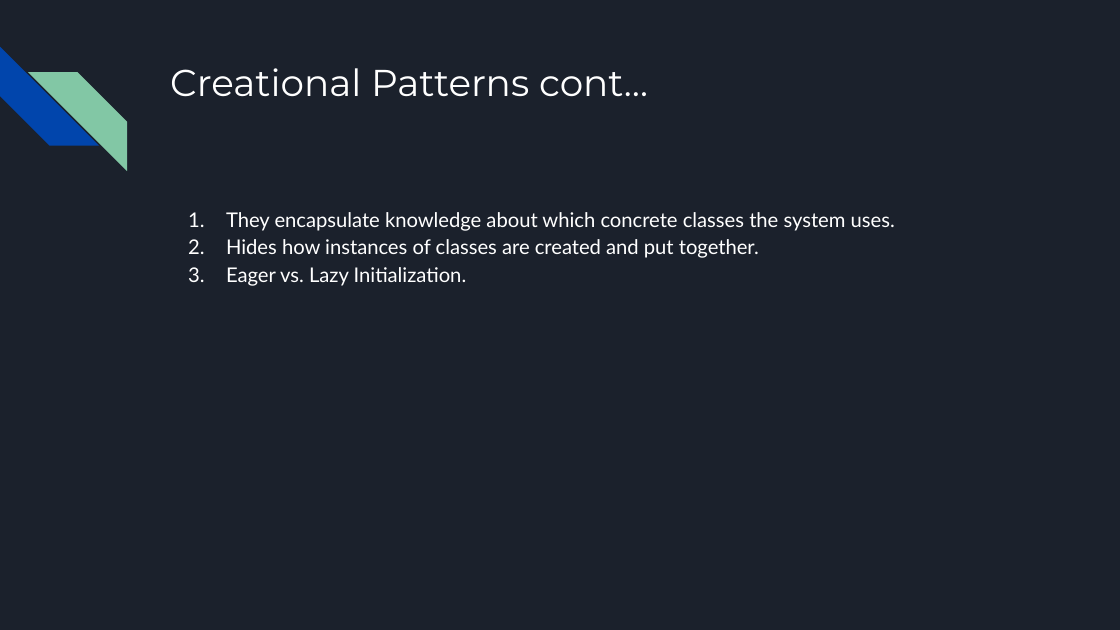
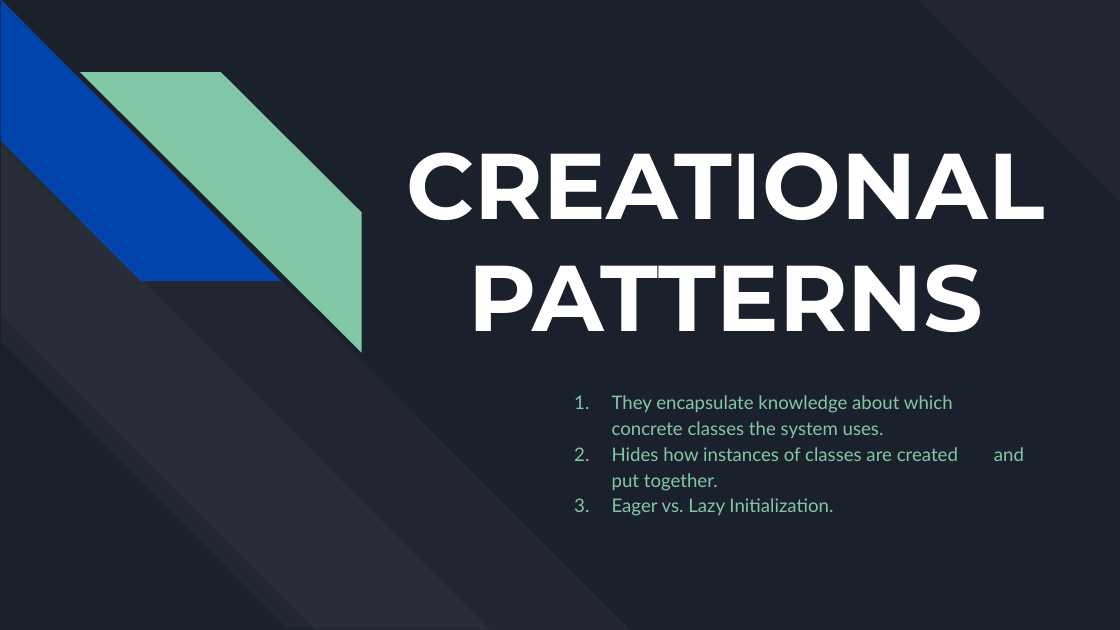
Before and after one commit to ZCW-Java8-0/DesigningPatterns, a slide deck: slide 3 of Design Patterns.pptx. Drawn at 1120x630 pixels with LibreOffice and Linux fonts; fonts in the diff are those of the drawing. Boxes give left, top, right and bottom in pixels: in the first picture for what was removed or moved away, otherwise in the second. Text is boxed around its words. In the diff, an @@ line names an element or a change of style, - is before the commit and + after.

Commit message:
Updated Powerpoint.

```diff
--- a/Design Patterns.pptx
+++ b/Design Patterns.pptx
@@ diag stripe added at (0, 1, 631, 629), fill #FFFFFF at 3% opacity @@
@@ diag stripe: place and size @@
-diag stripe at (0, 47, 99, 146)
+diag stripe at (1, 1, 283, 282)
@@ diag stripe added at (918, 0, 1120, 202), fill #FFFFFF at 3% opacity @@
@@ diag stripe removed at (28, 72, 127, 170) @@
@@ diag stripe added at (80, 72, 362, 353), fill #82C7A5 @@
@@ diag stripe added at (0, 140, 489, 627), fill #FFFFFF at 3% opacity @@
@@ title at (406, 152, 1044, 332): text changed; size 24 to 60 pt; bold on @@
-Creational Patterns cont…
+CREATIONAL
+PATTERNS
@@ text "They encapsulate knowledge about which ...": place and size @@
-text "They encapsulate knowledge about which ..." at (226, 212, 895, 286)
+text "They encapsulate knowledge about which ..." at (612, 395, 958, 516)
@@ text "They encapsulate knowledge about which ..." at (612, 395, 958, 516): size 13 to 12 pt, text colour #FFFFFF to #82C7A5; indent changed; bullet colour #FFFFFF to #82C7A5 @@
```
Also in this commit, not shown: 13 other slides changed, 1 slide added, 3 slides removed.
